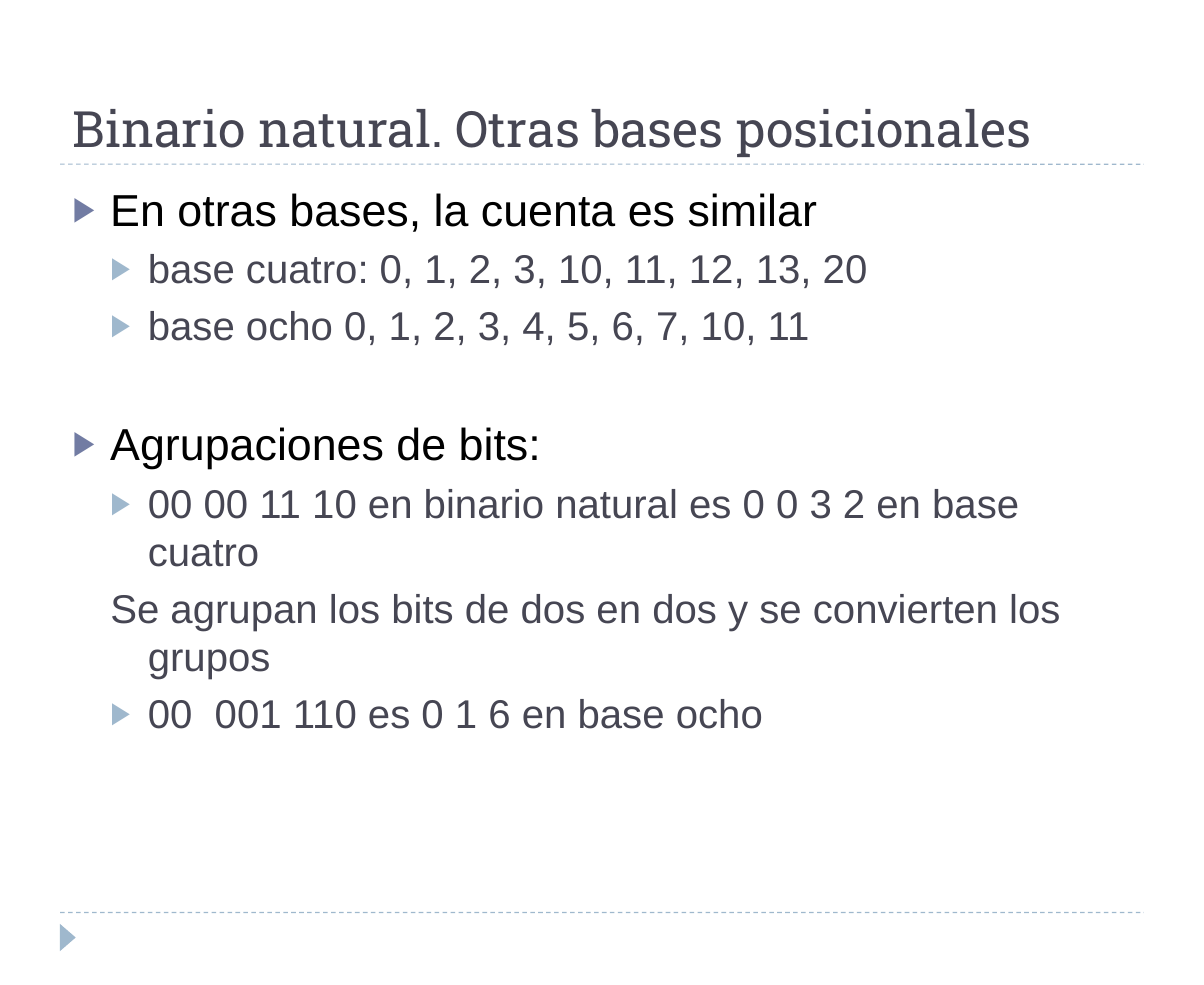
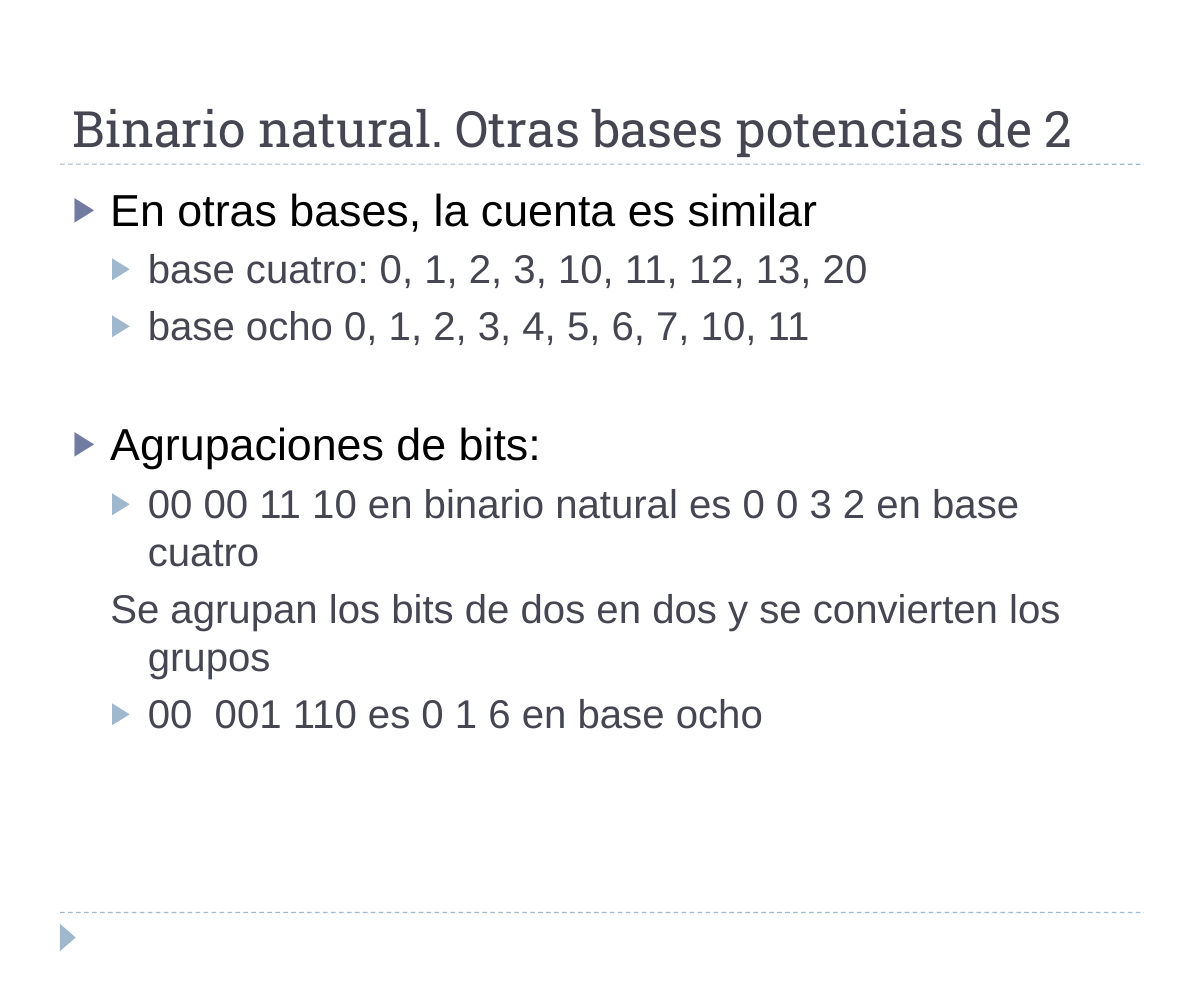
Before and after one commit to luisfromero/fucomp, a slide deck: slide 21 of temas/tema2.pptx. Drawn at 1204x985 pixels with LibreOffice and Linux fonts; fonts in the diff are those of the drawing. Boxes give left, top, right and bottom in pixels: in the first picture for what was removed or moved away, otherwise in the second. Text is boxed around its words. In the diff, an @@ line names an element or a change of style, - is before the commit and + after.

```diff
--- a/temas/tema2.pptx
+++ b/temas/tema2.pptx
@@ title at [73,109,1073,157]: text changed @@
-Binario natural. Otras bases posicionales
+Binario natural. Otras bases potencias de 2
```
Also in this commit, not shown: 3 other slides changed, 1 slide added, 3 other files.
